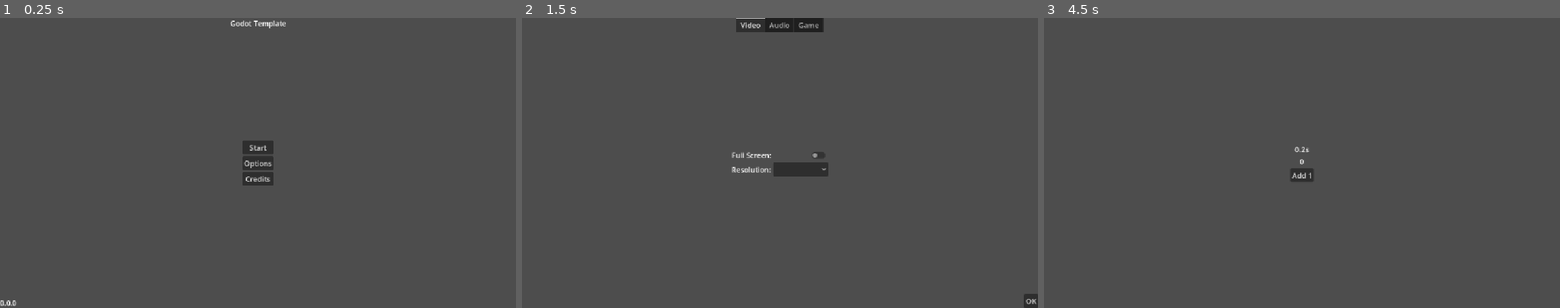
Above: before the commit, frames 1-3 (left to right).
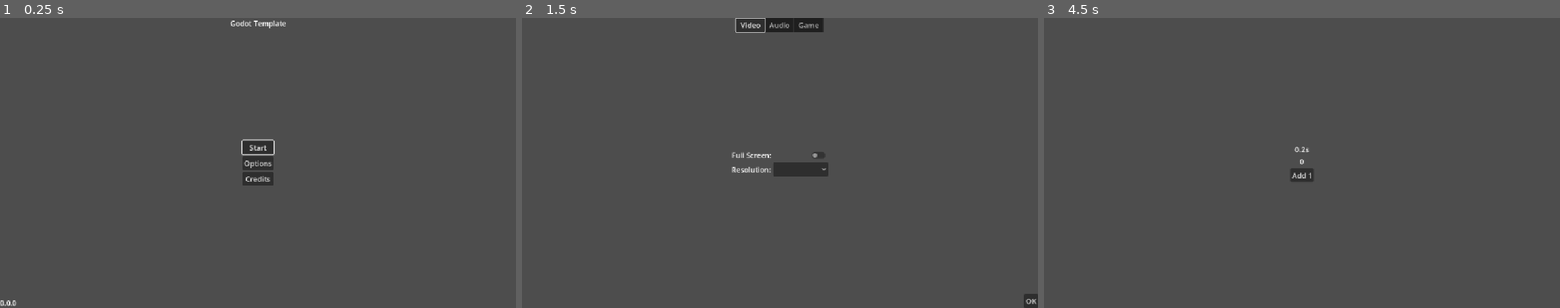
Above: after the commit, the same moments.

Repository: arko-poet/godot-template
Game: Godot game, scene res://scenes/menus/main_menu.tscn
Same seed, same stepped clock (60 frames per second), same inputs: the game is played once before the commit and once after it. Sound files missing from this copy of the repository are replaced by a short silence.
Inputs:
- Up to frame 1 (0.25 s): no input
- Up to frame 2 (1.5 s): click "Options" at 0.5 s; click "Credits" at 1.25 s
- Up to frame 3 (4.5 s): click "Start" at 2 s; click "Start" at 2.75 s; click "OK" at 3.5 s; click "Start" at 4.25 s

The runs differ from the first frame. In frame 1, less than 0.1% of the frame differs, in the area x 46-54%, y 41-48%; in frame 2, less than 0.1%; in frame 3, nothing differs.

Commit message:
add keyboard ui navigation

Diff:
--- a/project/scenes/menus/credits.tscn
+++ b/project/scenes/menus/credits.tscn
@@ -59,6 +59,7 @@
 [/center]"
 
 [node name="ExitCreditsButton" type="Button" parent="UI" unique_id=249258513]
+unique_name_in_owner = true
 layout_mode = 1
 anchors_preset = 2
 anchor_top = 1.0
--- a/project/scenes/menus/options/options_menu.tscn
+++ b/project/scenes/menus/options/options_menu.tscn
@@ -25,6 +25,7 @@
 color = Color(0.3019608, 0.3019608, 0.3019608, 1)
 
 [node name="TabBar" type="TabBar" parent="UI" unique_id=761128450]
+unique_name_in_owner = true
 layout_mode = 1
 anchors_preset = 10
 anchor_right = 1.0
--- a/project/scripts/menus/credits.gd
+++ b/project/scripts/menus/credits.gd
@@ -1,11 +1,16 @@
 extends CanvasLayer
 
+signal closed
+
 @onready var credits_label: RichTextLabel = %CreditsLabel
+@onready var exit_credits_button: Button = %ExitCreditsButton
 
 
 func _ready() -> void:
 	credits_label.text = credits_label.text % ProjectSettings.get_setting("application/config/name")
 
+	exit_credits_button.grab_focus()
 
 func _on_exit_credits_button_pressed() -> void:
+	closed.emit()
 	queue_free()
--- a/project/scripts/menus/main_menu.gd
+++ b/project/scripts/menus/main_menu.gd
@@ -16,16 +16,24 @@
 	title_label.text = ProjectSettings.get_setting("application/config/name")
 	version_label.text = ProjectSettings.get_setting("application/config/version")
 
+	_focus()
+
 
 func _on_options_button_pressed() -> void:
 	var options_menu := options_menu_scene.instantiate()
+	options_menu.closed.connect(_focus)
 	add_child(options_menu)
 
 
 func _on_credits_button_pressed() -> void:
 	var credits := credits_scene.instantiate()
+	credits.closed.connect(_focus)
 	add_child(credits)
 
 
 func _on_start_game_button_pressed() -> void:
 	SceneLoader.load_from_path(game_scene_path)
+
+
+func _focus() -> void:
+	start_game_button.grab_focus()
--- a/project/scripts/menus/options/options_menu.gd
+++ b/project/scripts/menus/options/options_menu.gd
@@ -1,4 +1,6 @@
 extends Node
+
+signal closed
 
 @export var resolutions: Array[Vector2i]
 
@@ -10,6 +12,8 @@
 
 @onready var mute_button: CheckButton = %MuteButton
 
+@onready var tab_bar: TabBar = %TabBar
+
 
 func _ready() -> void:
 	full_screen_button.button_pressed = Settings.fullscreen
@@ -19,6 +23,8 @@
 		resolutions_button.add_item("%sx%s" % [resolution.x, resolution.y])
 	resolutions_button.select(resolutions.find(Settings.resolution))
 
+	tab_bar.grab_focus()
+
 
 func _on_tab_bar_tab_changed(tab: int) -> void:
 	for tab_index in tab_panels.size():
@@ -27,6 +33,7 @@
 
 
 func _on_accept_options_button_pressed() -> void:
+	closed.emit()
 	queue_free()
 
 
--- a/project/scripts/menus/pause_menu.gd
+++ b/project/scripts/menus/pause_menu.gd
@@ -3,6 +3,8 @@
 const ConfirmationPanelScene := preload("res://scenes/ui_components/confirmation_panel.tscn")
 
 @export var options_menu_scene: PackedScene
+
+@onready var options_button: Button = %OptionsButton
 
 
 func _ready() -> void:
@@ -18,6 +20,9 @@
 func toggle_pause() -> void:
 	visible = not visible
 	get_tree().paused = visible
+
+	if visible:
+		options_button.grab_focus()
 
 
 func _on_options_button_pressed() -> void:
--- a/project/scripts/ui_components/confirmation_panel.gd
+++ b/project/scripts/ui_components/confirmation_panel.gd
@@ -16,6 +16,8 @@
 	_cancel_button.text = cancel_text
 	_accept_button.text = accept_text
 
+	_accept_button.grab_focus()
+
 
 func _on_cancel_button_pressed() -> void:
 	responded.emit(false)
Not shown, changed: docs/dev_notes/dev-notes/02-09-2026.md
Not shown, changed: docs/dev_notes/dev-notes/Project Goals.md
